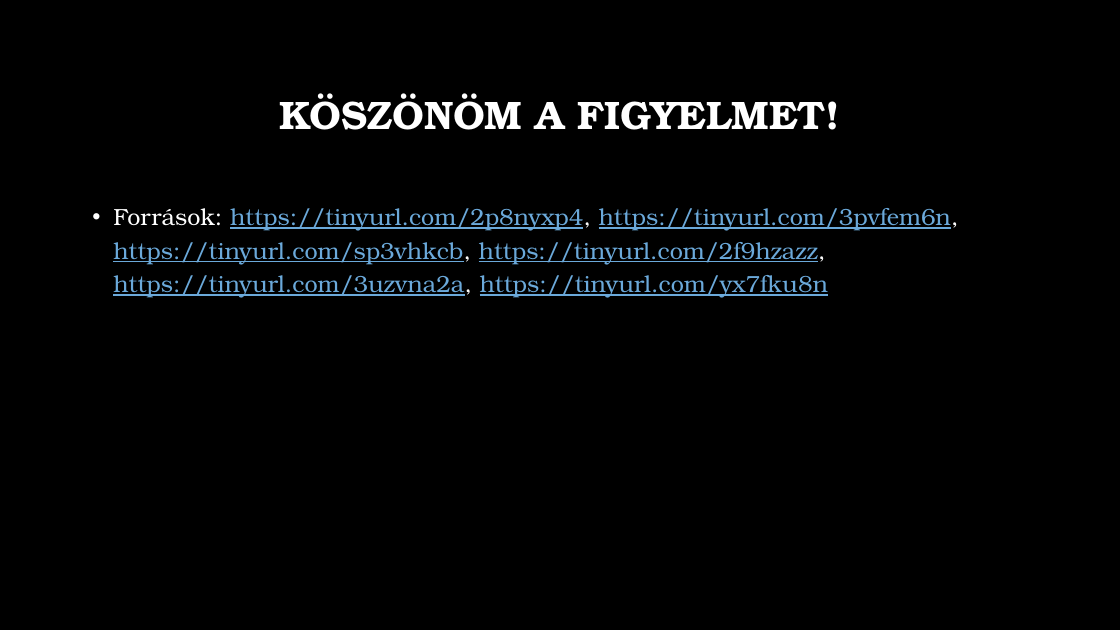
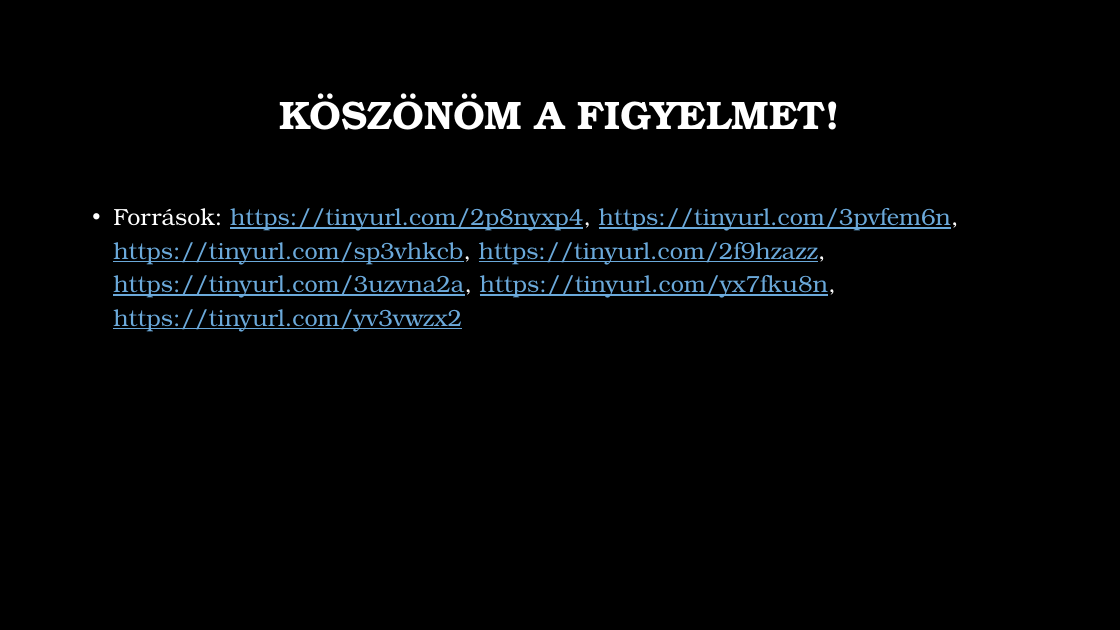
Before and after one commit to bartekaron/Sz-m-t-g-p-v-delme, a slide deck: slide 11 of Számítógép védelme.pptx (slide 10 before the commit). Drawn at 1120x630 pixels with LibreOffice and Linux fonts; fonts in the diff are those of the drawing; background and template pictures are left out. Boxes give left, top, right and bottom in pixels: in the first picture for what was removed or moved away, otherwise in the second. Text is boxed around its words. In the diff, an @@ line names an element or a change of style, - is before the commit and + after.

```diff
--- a/Számítógép védelme.pptx
+++ b/Számítógép védelme.pptx
@@ text at (113, 208, 959, 332): text changed @@
-• Források: https://tinyurl.com/2p8nyxp4, https://tinyurl.com/3pvfem6n, https://tinyurl.com/sp3vhkcb, https://tinyurl.com/2f9hzazz, https://tinyurl.com/3uzvna2a, https://tinyurl.com/yx7fku8n
+• Források: https://tinyurl.com/2p8nyxp4, https://tinyurl.com/3pvfem6n, https://tinyurl.com/sp3vhkcb, https://tinyurl.com/2f9hzazz, https://tinyurl.com/3uzvna2a, https://tinyurl.com/yx7fku8n, https://tinyurl.com/yv3vwzx2
```
Also in this commit, not shown: 4 other slides changed, 6 slides added, 5 slides removed.
